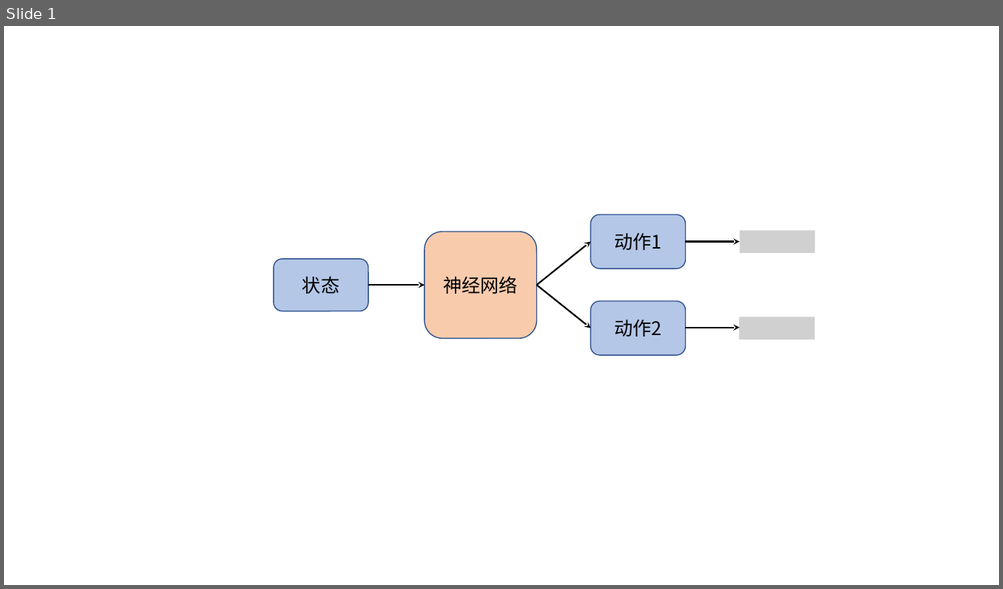
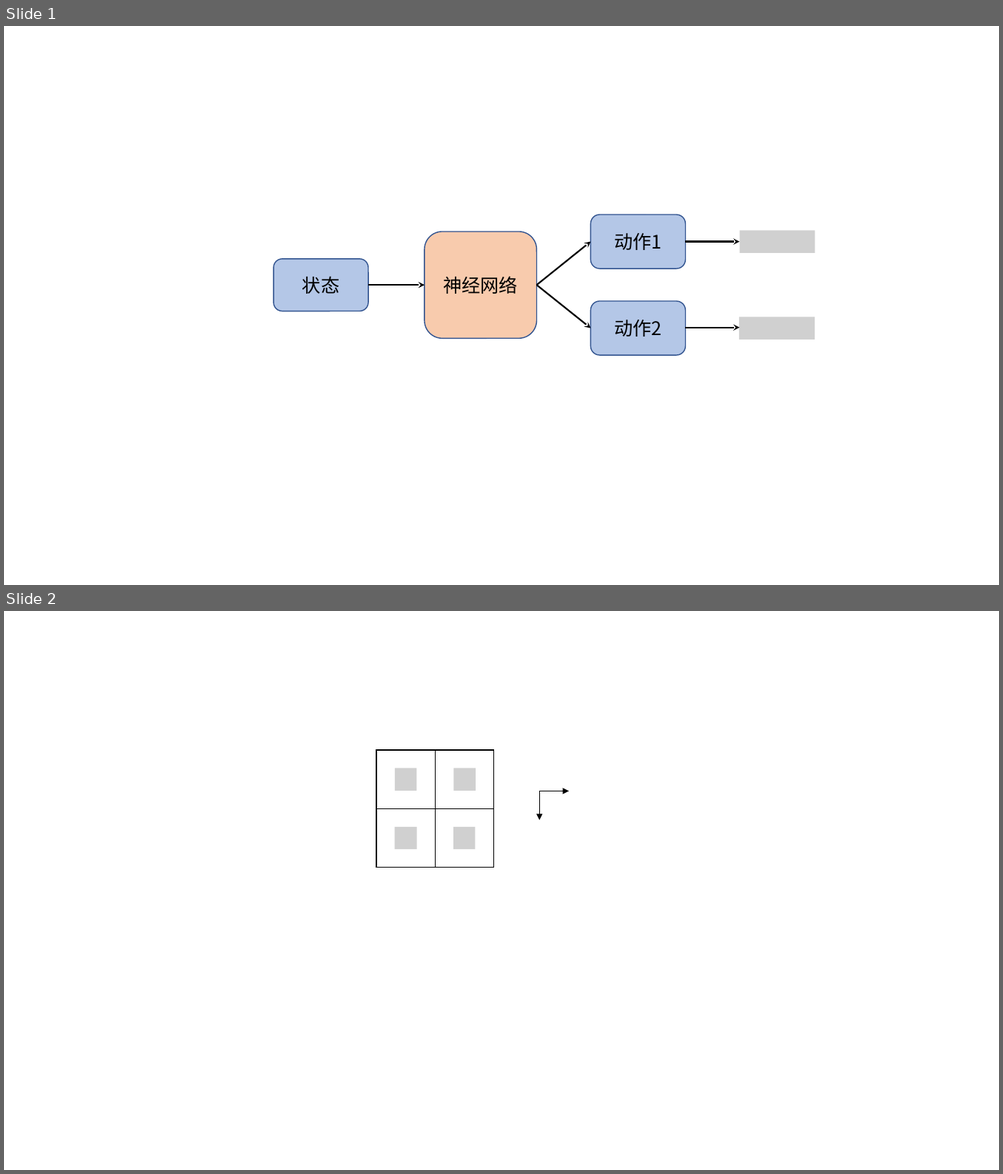
Before and after one commit to datawhalechina/joyrl-book, a slide deck: ch4/main.pptx. Shown one above the other, each under a label of ours: slide 1 before the commit, slides 1 and 2 after it. The pictures are 1003x589 and 1003x1174 pixels, drawn with LibreOffice and Linux fonts; fonts in the diff are those of the drawing; grey boxes stand for pictures. Boxes give left, top, right and bottom in pixels: in the first picture for what was removed or moved away, otherwise in the second. Text is boxed around its words. In the diff, an @@ line names an element or a change of style, - is before the commit and + after.

```diff
--- a/ch4/main.pptx
+++ b/ch4/main.pptx
@@ slide 2 added at (4,611,999,1170), background #FFFFFF @@
@@ rectangle added at (376,750,435,809), outline #000000 1 pt @@
@@ rectangle added at (435,750,494,809), outline #000000 1 pt @@
@@ picture added at (395,769,417,791) @@
@@ picture added at (454,769,476,791) @@
@@ rectangle added at (376,809,435,868), outline #000000 1 pt @@
@@ rectangle added at (435,809,494,868), outline #000000 1 pt @@
@@ arrow added from (540, 791) to (569, 791), #000000 1 pt @@
@@ arrow added from (540, 791) to (540, 820), #000000 1 pt @@
@@ picture added at (395,826,418,849) @@
@@ picture added at (453,826,475,849) @@
```
Also in this commit, not shown: 1 other slide added, 55 other files.
